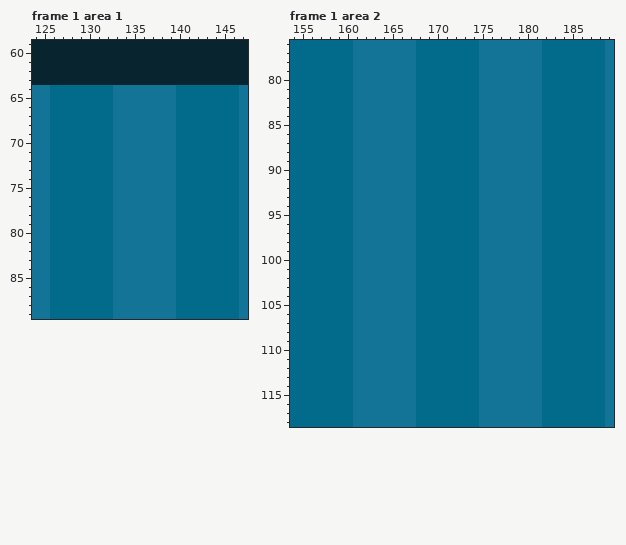
One commit to this pixel-art file: src/sprites/level0/level0.ase. The first picture shows the starting point.
320x180 pixels, 8 frames. Colours within 5 levels of each other are drawn and written as one. Shown: frame 1 area 1: x 124..147, y 59..89; frame 1 area 2: x 154..189, y 76..118. The commit also changed other frames or places, which this record leaves out.
After the commit:
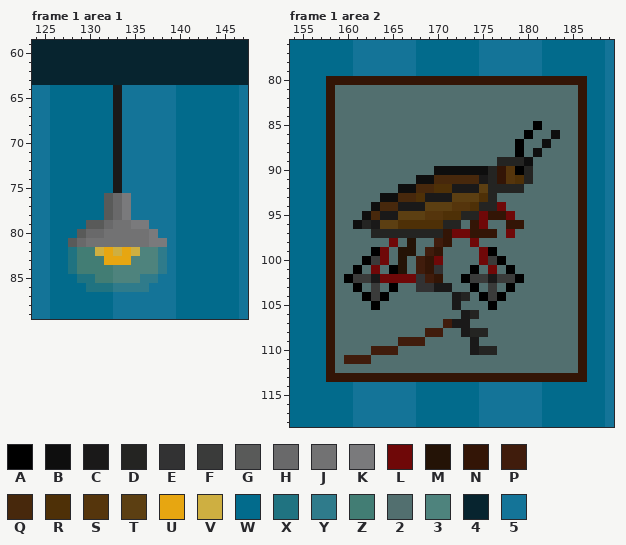
Palette (. is transparent): A #000000  B #0e0e0e  C #1a1919  D #242422  E #323233  F #3a3b3a  G #595a59  H #69696a  J #727273  K #7a7a7c  L #6f0808  M #241306  N #331506  P #401c0c  Q #47280c  R #4e3007  S #55350c  T #5c3f12  U #e7a611  V #ceaf41  W #026b8c  X #207381  Y #2f7b8b  Z #427d74  2 #526f6f  3 #4e837d  4 #07242f  5 #147498
Changes in this commit:
layer "Office" now hidden
--- frame 1 area 1
@@ x 126..140 @@
 63 444444444444444
-64 WWWWWWW5555555W
-65 WWWWWWW5555555W
-66 WWWWWWW5555555W
-67 WWWWWWW5555555W
-68 WWWWWWW5555555W
-69 WWWWWWW5555555W
-70 WWWWWWW5555555W
-71 WWWWWWW5555555W
-72 WWWWWWW5555555W
-73 WWWWWWW5555555W
-74 WWWWWWW5555555W
-75 WWWWWWW5555555W
-76 WWWWWWW5555555W
-77 WWWWWWW5555555W
-78 WWWWWWW5555555W
-79 WWWWWWW5555555W
-80 WWWWWWW5555555W
-81 WWWWWWW5555555W
-82 WWWWWWW5555555W
-83 WWWWWWW5555555W
-84 WWWWWWW5555555W
-85 WWWWWWW5555555W
-86 WWWWWWW5555555W
+64 WWWWWWWC555555W
+65 WWWWWWWC555555W
+66 WWWWWWWC555555W
+67 WWWWWWWC555555W
+68 WWWWWWWC555555W
+69 WWWWWWWC555555W
+70 WWWWWWWC555555W
+71 WWWWWWWC555555W
+72 WWWWWWWC555555W
+73 WWWWWWWC555555W
+74 WWWWWWWC555555W
+75 WWWWWWWC555555W
+76 WWWWWWGHK55555W
+77 WWWWWWGHK55555W
+78 WWWWWWGHK55555W
+79 WWWWGGHJJKK555W
+80 WWWGHHJJJJJK55W
+81 WWGHJJJJJJJKK5W
+82 WWXZZVUVUV33Y5W
+83 WWXZZZUUU333Y5W
+84 WWXZZZZ33333Y5W
+85 WWWXXZZ333YY55W
+86 WWWWXXXYYYY555W
 87 WWWWWWW5555555W
--- frame 1 area 2
@@ x 154..189 @@
  79 WWWWWWW5555555WWWWWWW5555555WWWWWWW5
- 80 WWWWWWW5555555WWWWWWW5555555WWWWWWW5
- 81 WWWWWWW5555555WWWWWWW5555555WWWWWWW5
- 82 WWWWWWW5555555WWWWWWW5555555WWWWWWW5
- 83 WWWWWWW5555555WWWWWWW5555555WWWWWWW5
- 84 WWWWWWW5555555WWWWWWW5555555WWWWWWW5
- 85 WWWWWWW5555555WWWWWWW5555555WWWWWWW5
- 86 WWWWWWW5555555WWWWWWW5555555WWWWWWW5
- 87 WWWWWWW5555555WWWWWWW5555555WWWWWWW5
- 88 WWWWWWW5555555WWWWWWW5555555WWWWWWW5
- 89 WWWWWWW5555555WWWWWWW5555555WWWWWWW5
- 90 WWWWWWW5555555WWWWWWW5555555WWWWWWW5
- 91 WWWWWWW5555555WWWWWWW5555555WWWWWWW5
- 92 WWWWWWW5555555WWWWWWW5555555WWWWWWW5
- 93 WWWWWWW5555555WWWWWWW5555555WWWWWWW5
- 94 WWWWWWW5555555WWWWWWW5555555WWWWWWW5
- 95 WWWWWWW5555555WWWWWWW5555555WWWWWWW5
- 96 WWWWWWW5555555WWWWWWW5555555WWWWWWW5
- 97 WWWWWWW5555555WWWWWWW5555555WWWWWWW5
- 98 WWWWWWW5555555WWWWWWW5555555WWWWWWW5
- 99 WWWWWWW5555555WWWWWWW5555555WWWWWWW5
-100 WWWWWWW5555555WWWWWWW5555555WWWWWWW5
-101 WWWWWWW5555555WWWWWWW5555555WWWWWWW5
-102 WWWWWWW5555555WWWWWWW5555555WWWWWWW5
-103 WWWWWWW5555555WWWWWWW5555555WWWWWWW5
-104 WWWWWWW5555555WWWWWWW5555555WWWWWWW5
-105 WWWWWWW5555555WWWWWWW5555555WWWWWWW5
-106 WWWWWWW5555555WWWWWWW5555555WWWWWWW5
-107 WWWWWWW5555555WWWWWWW5555555WWWWWWW5
-108 WWWWWWW5555555WWWWWWW5555555WWWWWWW5
-109 WWWWWWW5555555WWWWWWW5555555WWWWWWW5
-110 WWWWWWW5555555WWWWWWW5555555WWWWWWW5
-111 WWWWWWW5555555WWWWWWW5555555WWWWWWW5
-112 WWWWWWW5555555WWWWWWW5555555WWWWWWW5
-113 WWWWWWW5555555WWWWWWW5555555WWWWWWW5
+ 80 WWWWNNNNNNNNNNNNNNNNNNNNNNNNNNNNNWW5
+ 81 WWWWN222222222222222222222222222NWW5
+ 82 WWWWN222222222222222222222222222NWW5
+ 83 WWWWN222222222222222222222222222NWW5
+ 84 WWWWN222222222222222222222222222NWW5
+ 85 WWWWN2222222222222222222222A2222NWW5
+ 86 WWWWN222222222222222222222A22B22NWW5
+ 87 WWWWN22222222222222222222A22B222NWW5
+ 88 WWWWN22222222222222222222A2B2222NWW5
+ 89 WWWWN222222222222222222DDDB22222NWW5
+ 90 WWWWN22222222222BBBBBBDNSAD22222NWW5
+ 91 WWWWN222222222BBQQQQQCDNSRD22222NWW5
+ 92 WWWWN2222222BBQQRRCCCTDDDD222222NWW5
+ 93 WWWWN22222BBQQRCCCTTTRD222222222NWW5
+ 94 WWWWN2222BQQCCCTTTSSRDDL22222222NWW5
+ 95 WWWWN222BQCCTTTSSRRDDLNNL2222222NWW5
+ 96 WWWWN22BDCTTRRRRRDD2NL22NN222222NWW5
+ 97 WWWWN2222DDDDDDDDNLLNNN2L2222222NWW5
+ 98 WWWWN222222L2M22PN22L22222222222NWW5
+ 99 WWWWN2222AL2MM2PN2222LA222222222NWW5
+100 WWWWN222AFL2M2PNL2222LFA22222222NWW5
+101 WWWWN22A2L2AM2PNE222A2L2A2222222NWW5
+102 WWWWN2AFFCLLLLEPN22AFFCFFA222222NWW5
+103 WWWWN22A2F2A22EECC22A2F2A2222222NWW5
+104 WWWWN222AFA2222222CD2AFA22222222NWW5
+105 WWWWN2222A22222222C222A222222222NWW5
+106 WWWWN22222222222222CD22222222222NWW5
+107 WWWWN222222222222PCC222222222222NWW5
+108 WWWWN2222222222PP22CDD2222222222NWW5
+109 WWWWN2222222PPP22222C22222222222NWW5
+110 WWWWN2222PPP22222222CDD222222222NWW5
+111 WWWWN2PPP22222222222222222222222NWW5
+112 WWWWN222222222222222222222222222NWW5
+113 WWWWNNNNNNNNNNNNNNNNNNNNNNNNNNNNNWW5
 114 WWWWWWW5555555WWWWWWW5555555WWWWWWW5
